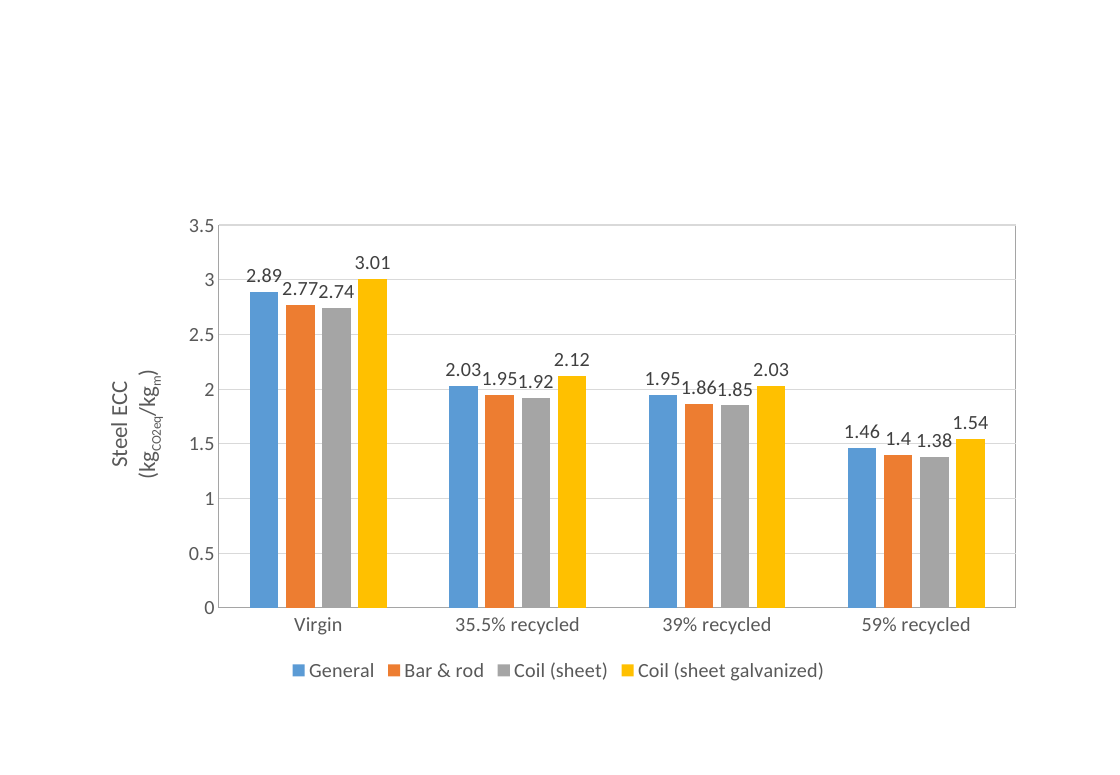
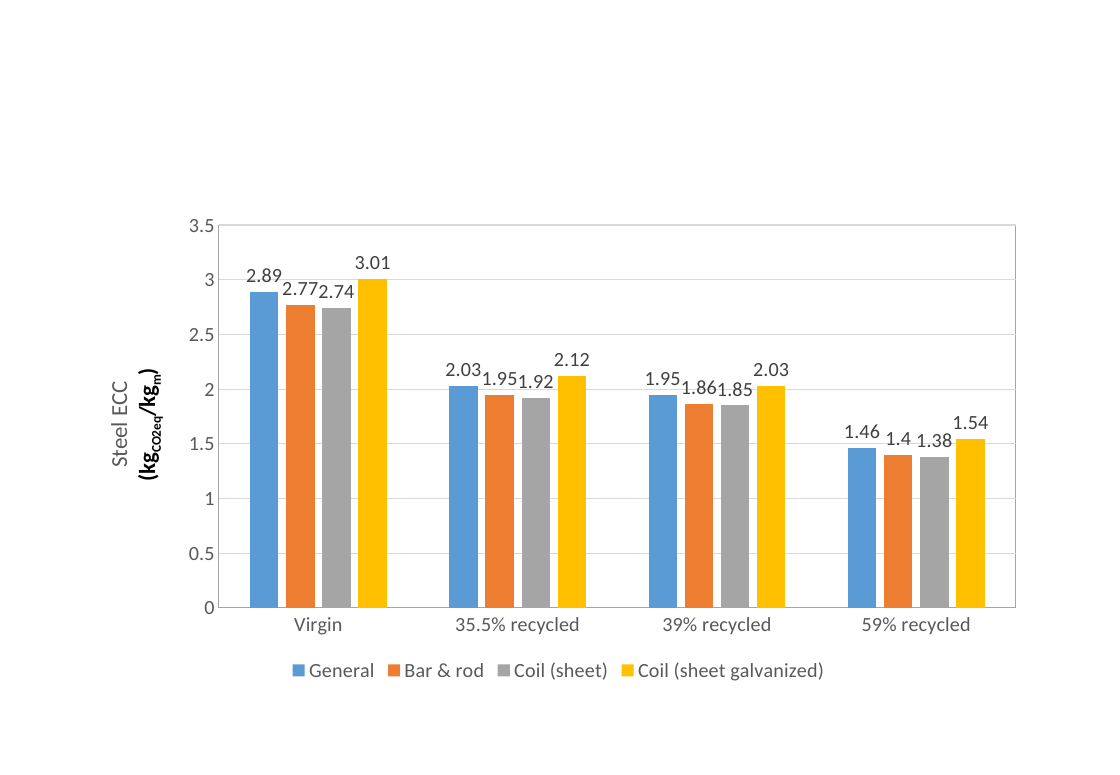
Before and after one commit to architecture-building-systems/LCA_Paper, a slide deck: slide 4 of elsarticle/Images/Thesis charts.pptx. Drawn at 1120x775 pixels with LibreOffice and Linux fonts; fonts in the diff are those of the drawing. Boxes give left, top, right and bottom in pixels: in the first picture for what was removed or moved away, otherwise in the second. Text is boxed around its words. In the diff, an @@ line names an element or a change of style, - is before the commit and + after.

```diff
--- a/elsarticle/Images/Thesis charts.pptx
+++ b/elsarticle/Images/Thesis charts.pptx
@@ column chart at <box>82,203,1035,687</box> @@
@@ value axis title "Steel ECC (kgCO2eq/kgm)" to "Steel ECC (kgCO2eq/kgm) " @@
```
Also in this commit, not shown: 11 other slides changed, 2 other files.
